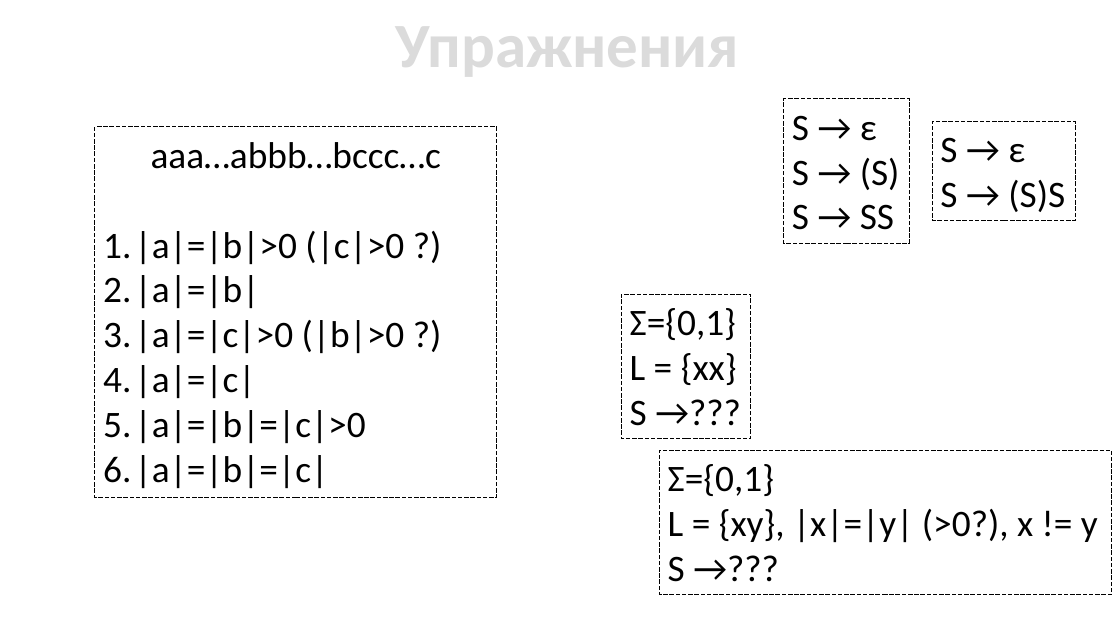
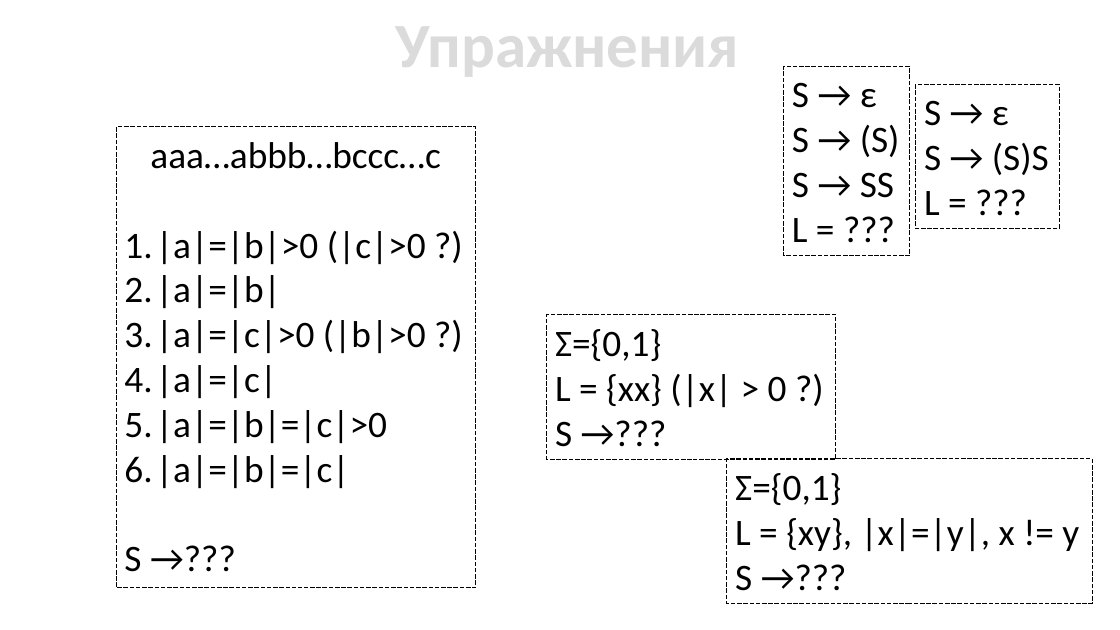
Before and after one commit to ukoloff/cfgram, a slide deck: slide 39 of slides/01 Intro.pptx. Drawn at 1120x630 pixels with LibreOffice and Linux fonts; fonts in the diff are those of the drawing. Boxes give left, top, right and bottom in pixels: in the first picture for what was removed or moved away, otherwise in the second. Text is boxed around its words. In the diff, an @@ line names an element or a change of style, - is before the commit and + after.

```diff
--- a/slides/01 Intro.pptx
+++ b/slides/01 Intro.pptx
@@ rectangle "S → ε": place and size @@
-rectangle "S → ε" at bbox=[784, 99, 910, 244]
+rectangle "S → ε" at bbox=[784, 66, 910, 256]
@@ rectangle "S → ε": place and size @@
-rectangle "S → ε" at bbox=[933, 122, 1076, 221]
+rectangle "S → ε" at bbox=[916, 85, 1060, 229]
@@ rectangle "aaa…abbb…bccc…c": place and size @@
-rectangle "aaa…abbb…bccc…c" at bbox=[95, 127, 497, 497]
+rectangle "aaa…abbb…bccc…c" at bbox=[116, 127, 476, 588]
@@ text in rectangle at bbox=[924, 191, 940, 215]: paragraph added @@
+L = ???
@@ text in rectangle at bbox=[792, 218, 808, 242]: paragraph added @@
+L = ???
@@ rectangle "Σ={0,1}": place and size @@
-rectangle "Σ={0,1}" at bbox=[622, 294, 751, 439]
+rectangle "Σ={0,1}" at bbox=[547, 315, 836, 460]
@@ text in rectangle at bbox=[555, 374, 787, 407]: text changed @@
-L = {xx}
+L = {xx} (|x| > 0 ?)
@@ rectangle "Σ={0,1}": place and size @@
-rectangle "Σ={0,1}" at bbox=[660, 450, 1112, 595]
+rectangle "Σ={0,1}" at bbox=[727, 459, 1092, 603]
@@ text in rectangle at bbox=[735, 518, 1079, 551]: text changed @@
-L = {xy}, |x|=|y| (>0?), x != y
+L = {xy}, |x|=|y|, x != y
@@ text in rectangle at bbox=[124, 546, 141, 572]: paragraph added @@
+S →???
```
Also in this commit, not shown: 14 other slides changed, 1 slide added, 1 slide removed.
